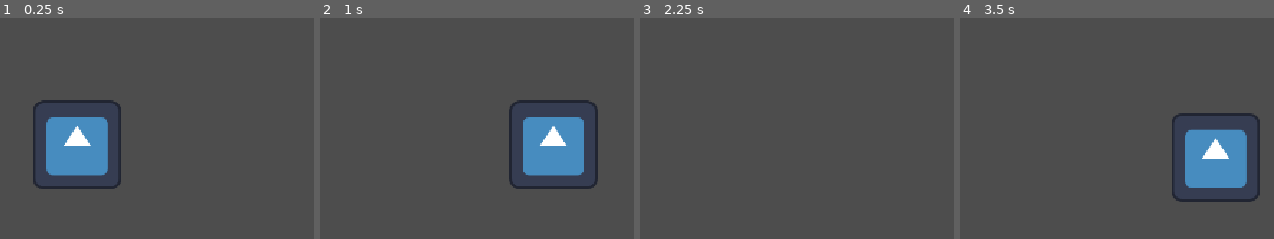
Above: before the commit, frames 1-4 (left to right).
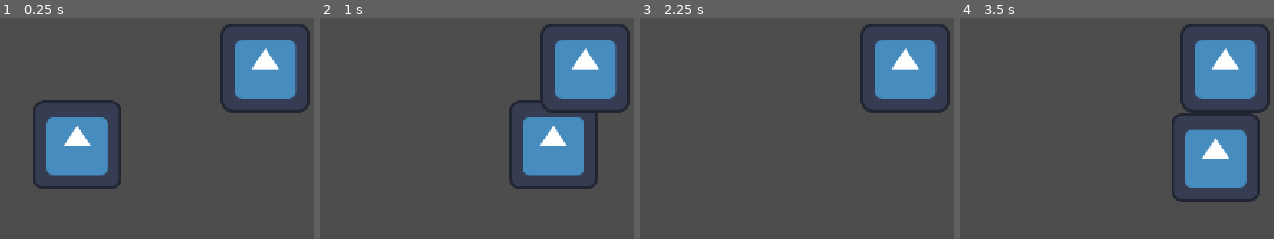
Above: after the commit, the same moments.

Repository: tszyana/SenselessChefs
Game: Godot game, scene res://scenes/kitchen.tscn
Same seed, same stepped clock (60 frames per second), same inputs: the game is played once before the commit and once after it. This scene is started directly instead of the project's main scene. The engine's default icon, where the game draws it, is replaced by a stand-in: a white triangle on a blue panel in a dark square.
Inputs:
- Up to frame 1 (0.25 s): no input
- Up to frame 2 (1 s): tap Enter at 0.5 s; hold Right (right) from 0.53 s (still down); hold E (interact) from 0.53 s (still down)
- Up to frame 3 (2.25 s): release Right (right) at 1.28 s; release E (interact) at 1.28 s; hold S (down) 1.28-2.03 s; tap E (interact) at 1.35 s; hold Right (right) from 2.03 s (still down); hold E (interact) from 2.03 s (still down)
- Up to frame 4 (3.5 s): release Right (right) at 2.78 s; release E (interact) at 2.78 s; hold Up (up) from 2.78 s (still down); tap E (interact) at 2.85 s
The pictures show only the part of the screen within x 50-100%, y 0-50%; the shares and areas given below are measured in that part.

The runs differ from the first frame. In frame 1, 6.8% of the frame differs, in the area x 70-99%, y 2-43%; in frame 2, 6.9%; in frame 3, 6.8%; in frame 4, 6.8%.

Commit message:
made interactable component, added to trash can

Diff:
--- /dev/null
+++ b/scenes/interactable.tscn
@@ -0,0 +1,8 @@
+[gd_scene format=3 uid="uid://cd3cbra8hqnsd"]
+
+[ext_resource type="Script" uid="uid://btvcninvpwtuj" path="res://scripts/interactable.gd" id="1_56v82"]
+
+[node name="Interactable" type="Area2D" unique_id=630558511]
+collision_layer = 2
+collision_mask = 0
+script = ExtResource("1_56v82")
--- a/scenes/interacting_component.tscn
+++ b/scenes/interacting_component.tscn
@@ -13,3 +13,11 @@
 
 [node name="CollisionShape2D" type="CollisionShape2D" parent="InteractRange" unique_id=1958727846]
 shape = SubResource("RectangleShape2D_0wdwo")
+
+[node name="Label" type="Label" parent="." unique_id=1289632558]
+offset_right = 40.0
+offset_bottom = 23.0
+text = "E to interact"
+
+[connection signal="area_entered" from="InteractRange" to="." method="_on_interact_range_area_entered"]
+[connection signal="area_exited" from="InteractRange" to="." method="_on_interact_range_area_exited"]
--- a/scenes/kitchen.tscn
+++ b/scenes/kitchen.tscn
@@ -1,12 +1,10 @@
-[gd_scene format=3 uid="uid://ccqr3grqb88i6"]
+[gd_scene format=3 uid="uid://bh4nx2ebsqfaq"]
 
 [ext_resource type="PackedScene" uid="uid://bkrucl6g84xoa" path="res://scenes/player_mute.tscn" id="1_01sk3"]
 [ext_resource type="PackedScene" uid="uid://de2ugp7o5yyaa" path="res://scenes/player_deaf.tscn" id="2_jtesv"]
 [ext_resource type="PackedScene" uid="uid://bn2k5w2cgyjes" path="res://scenes/player_blind.tscn" id="3_c621a"]
 [ext_resource type="Script" uid="uid://bqtcygqafkwk0" path="res://scripts/timer_label.gd" id="4_bems3"]
-
-[sub_resource type="RectangleShape2D" id="RectangleShape2D_bems3"]
-size = Vector2(103, 103)
+[ext_resource type="PackedScene" uid="uid://7hlc4mek7gko" path="res://scenes/trash_can.tscn" id="5_v3ycp"]
 
 [sub_resource type="RectangleShape2D" id="RectangleShape2D_vqp8a"]
 size = Vector2(244.25, 338.75)
@@ -60,16 +58,6 @@
 one_shot = true
 autostart = true
 
-[node name="TrashCan" type="Node2D" parent="." unique_id=1689136597]
-
-[node name="Sprite2D" type="Sprite2D" parent="TrashCan" unique_id=1901710742]
-
-[node name="Area2D" type="Area2D" parent="TrashCan" unique_id=1850943327]
-
-[node name="TrashCollision" type="CollisionShape2D" parent="TrashCan/Area2D" unique_id=1897936257]
-position = Vector2(1081, 96)
-shape = SubResource("RectangleShape2D_bems3")
-
 [node name="Counter" type="Node2D" parent="." unique_id=2115739603]
 
 [node name="Sprite2D" type="Sprite2D" parent="Counter" unique_id=751030044]
@@ -79,6 +67,9 @@
 [node name="CounterCollision" type="CollisionShape2D" parent="Counter/Area2D" unique_id=776533585]
 position = Vector2(580, 314)
 shape = SubResource("RectangleShape2D_vqp8a")
+
+[node name="TrashCan" parent="." unique_id=1430967741 instance=ExtResource("5_v3ycp")]
+position = Vector2(1082, 82)
 
 [node name="Stove" type="Node2D" parent="." unique_id=593861155]
 
--- a/scenes/player_blind.tscn
+++ b/scenes/player_blind.tscn
@@ -2,6 +2,7 @@
 
 [ext_resource type="Script" uid="uid://cj52ugtxgj3r5" path="res://scripts/player_blind.gd" id="1_gsrh2"]
 [ext_resource type="Texture2D" uid="uid://cq05kg8a0kkrb" path="res://icon.svg" id="1_vcg84"]
+[ext_resource type="PackedScene" uid="uid://b6wyyexfj4133" path="res://scenes/interacting_component.tscn" id="3_sfju2"]
 
 [sub_resource type="CircleShape2D" id="CircleShape2D_0wdwo"]
 radius = 131.03435
@@ -22,3 +23,5 @@
 [node name="CollisionShape2D" type="CollisionShape2D" parent="." unique_id=815507105]
 scale = Vector2(6.0400004, 6.2799993)
 shape = SubResource("RectangleShape2D_gsrh2")
+
+[node name="InteractingComponent" parent="." unique_id=605448658 instance=ExtResource("3_sfju2")]
--- /dev/null
+++ b/scenes/trash_can.tscn
@@ -0,0 +1,26 @@
+[gd_scene format=3 uid="uid://7hlc4mek7gko"]
+
+[ext_resource type="Script" uid="uid://co7xoccvh2rpq" path="res://scripts/trash_can.gd" id="1_5w0rd"]
+[ext_resource type="PackedScene" uid="uid://cd3cbra8hqnsd" path="res://scenes/interactable.tscn" id="1_e4c1l"]
+[ext_resource type="Texture2D" uid="uid://cq05kg8a0kkrb" path="res://icon.svg" id="2_o1d5n"]
+
+[sub_resource type="RectangleShape2D" id="RectangleShape2D_bems3"]
+size = Vector2(103, 103)
+
+[sub_resource type="CircleShape2D" id="CircleShape2D_0wdwo"]
+
+[node name="TrashCan" type="Node2D" unique_id=1430967741]
+script = ExtResource("1_5w0rd")
+
+[node name="Sprite2D" type="Sprite2D" parent="." unique_id=312497366]
+texture = ExtResource("2_o1d5n")
+
+[node name="Area2D" type="Area2D" parent="." unique_id=2020991871]
+
+[node name="TrashCollision" type="CollisionShape2D" parent="Area2D" unique_id=1765325625]
+shape = SubResource("RectangleShape2D_bems3")
+
+[node name="Interactable" parent="." unique_id=630558511 instance=ExtResource("1_e4c1l")]
+
+[node name="CollisionShape2D" type="CollisionShape2D" parent="Interactable" unique_id=469134898]
+shape = SubResource("CircleShape2D_0wdwo")
--- a/scripts/interactable.gd
+++ b/scripts/interactable.gd
@@ -1,7 +1,8 @@
+# interactable
 extends Area2D
 
 @export var interact_name: String = ""
-@export var interatable: bool = true
+@export var interactable: bool = true
 
 var interact: Callable  = func():
 	pass
--- a/scripts/interacting_component.gd
+++ b/scripts/interacting_component.gd
@@ -1,4 +1,38 @@
+# interacting component
 extends Node2D
+@onready var interact_label: Label = $Label
 
 var current_interactions := []
 var can_interact := true
+
+func _input(event: InputEvent) -> void:
+	if event.is_action_pressed("interact") and can_interact:
+		if current_interactions:
+			can_interact = false
+			interact_label.hide()
+
+			await current_interactions[0].interact.call()
+
+			can_interact = true
+
+func _process(delta: float) -> void:
+	if current_interactions and can_interact:
+		current_interactions.sort_custom(_sort_by_nearest)
+		if current_interactions[0].is_interactable:
+			interact_label.text = current_interactions[0].interact_name
+			interact_label.show()
+	else:
+		interact_label.hide()
+
+func _sort_by_nearest(area1, area2):
+	var area1_dist = global_position.distance_to(area1.global_position)
+	var area2_dist = global_position.distance_to(area2.global_position)
+	return area1_dist < area2_dist
+
+
+func _on_interact_range_area_entered(area: Area2D) -> void:
+	current_interactions.push_back(area)
+
+
+func _on_interact_range_area_exited(area: Area2D) -> void:
+	current_interactions.erase(area)
--- /dev/null
+++ b/scripts/trash_can.gd
@@ -0,0 +1,17 @@
+extends Node2D
+
+@onready var interactable: Area2D = $Interactable
+
+
+# Called when the node enters the scene tree for the first time.
+func _ready() -> void:
+	interactable.interact = _on_interact
+
+func _on_interact():
+	# if player is holding object
+	print("Object deleted!") # placeholder
+	interactable.is_interactable = false
+
+# Called every frame. 'delta' is the elapsed time since the previous frame.
+func _process(delta: float) -> void:
+	pass
Not shown, added: scripts/trash_can.gd.uid
